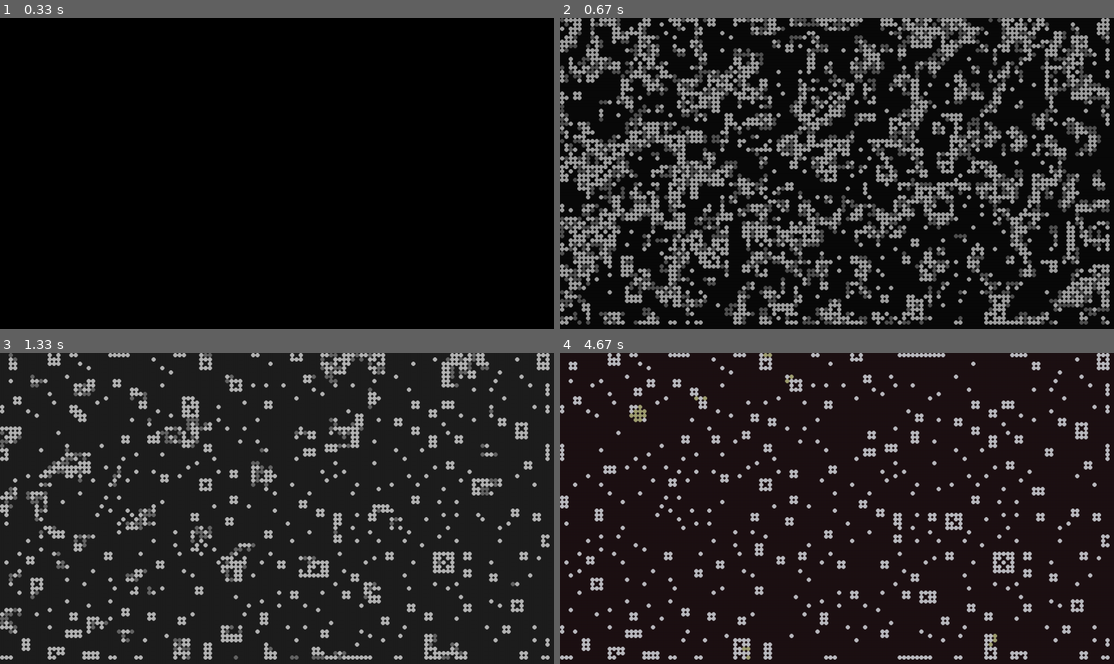
Above: before the commit, frames 1-4 (two rows, left to right).
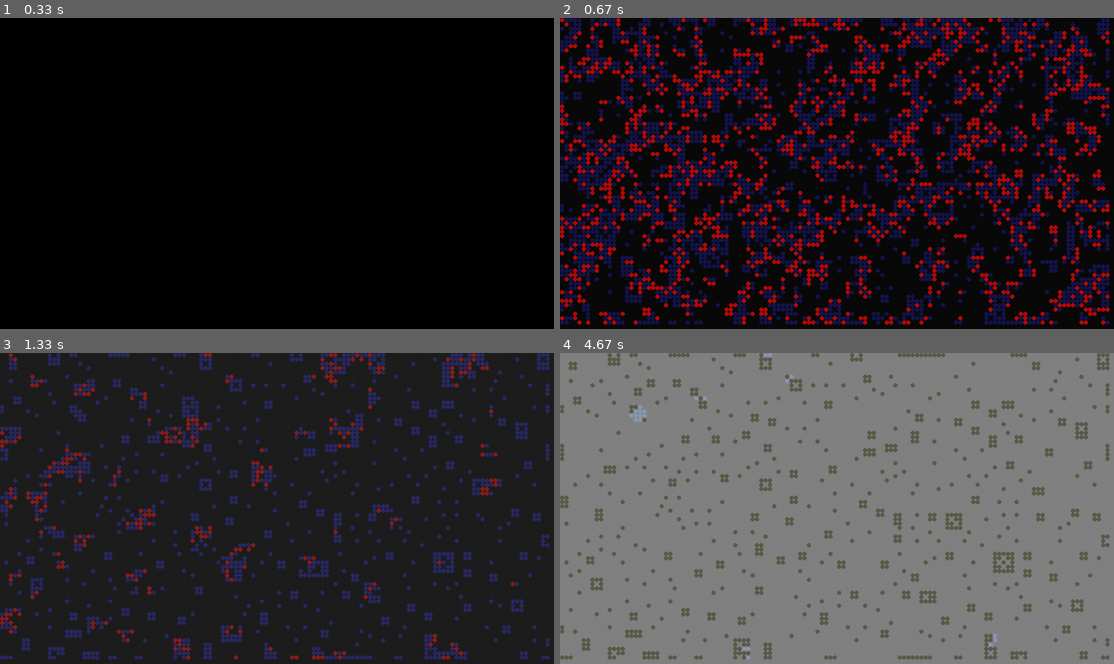
Above: after the commit, the same moments.

Repository: OB97/Pygame_Automata
Game: pygame game, started from Conway/ConwayGoL.py
The game is run twice, just before and just after one commit, with the same random seed, the same clock (stepped at 60 frames per second) and the same inputs.
Inputs:
- Up to frame 1 (0.33 s): no input
- Up to frame 2 (0.67 s): tap S at 0.33 s
- Up to frame 3 (1.33 s): no input
- Up to frame 4 (4.67 s): no input

Frame 1 is identical in both runs. In frame 2, 37% of the frame differs, in the area x 0-100%, y 0-99%; in frame 3, 13%; in frame 4, 99%, in the area x 0-100%, y 0-100%.

Commit message:
Updated, good progress on re-write

Diff:
--- a/Objects/GameBoard.py
+++ b/Objects/GameBoard.py
@@ -13,7 +13,7 @@
 
         pygame.display.set_caption("Game of Life - Created by Alex")
         self.cell_inactive_colour = 0, 0, 0
-        self.cell_change_colour = 70, 70, 70
+        self.cell_change_colour = 155, 0, 0
         self.cell_active_colour = 150, 150, 150
         self.grid_size = width, height = 1280, 720
         self.cell_size = 10
@@ -180,20 +180,20 @@
         lst3 = [rChanging, bChanging, gChanging]
 
         for val1 in range(len(lst1)):
-            if lst1[val1] >= 200:
-                lst1[val1] = random.randint(185, 200)
+            if lst1[val1] >= 100:
+                lst1[val1] = random.randint(10, 80)
             else:
                 lst1[val1] += 1
 
         for val2 in range(len(lst2)):
-            if lst2[val2] >= 30:
-                lst2[val2] = random.randint(15, 30)
+            if lst2[val2] >= 250:
+                lst2[val2] = random.randint(225, 230)
             else:
                 lst2[val2] += 1
 
         for val3 in range(len(lst3)):
-            if lst3[val3] >= 175:
-                lst3[val3] = random.randint(85, 175)
+            if lst3[val3] >= 75:
+                lst3[val3] = random.randint(100, 200)
             else:
                 lst3[val3] += 1
 
